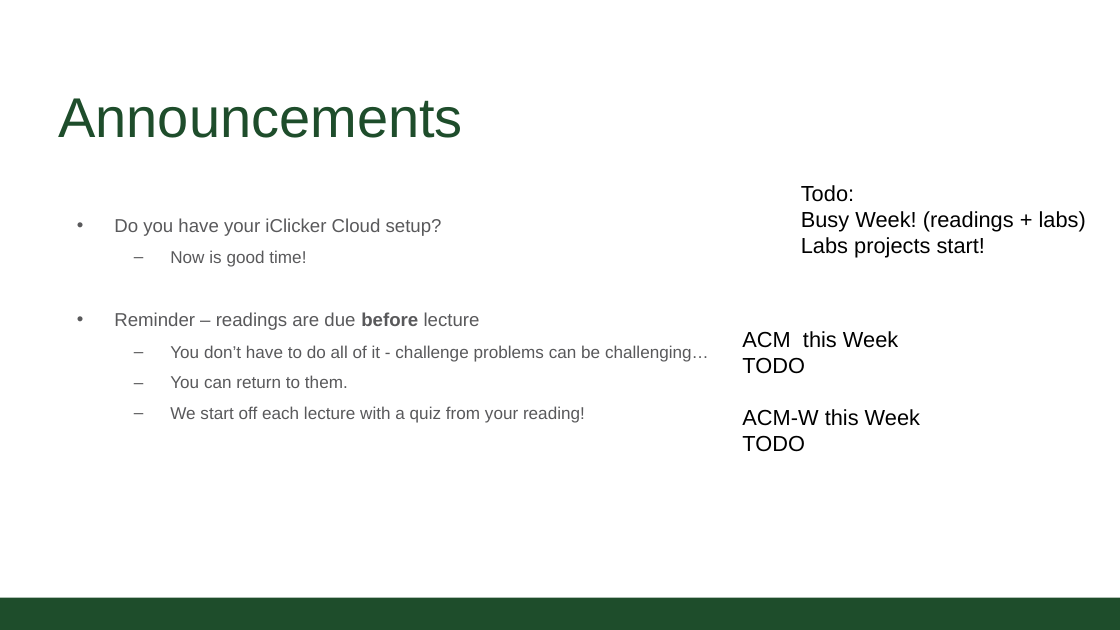
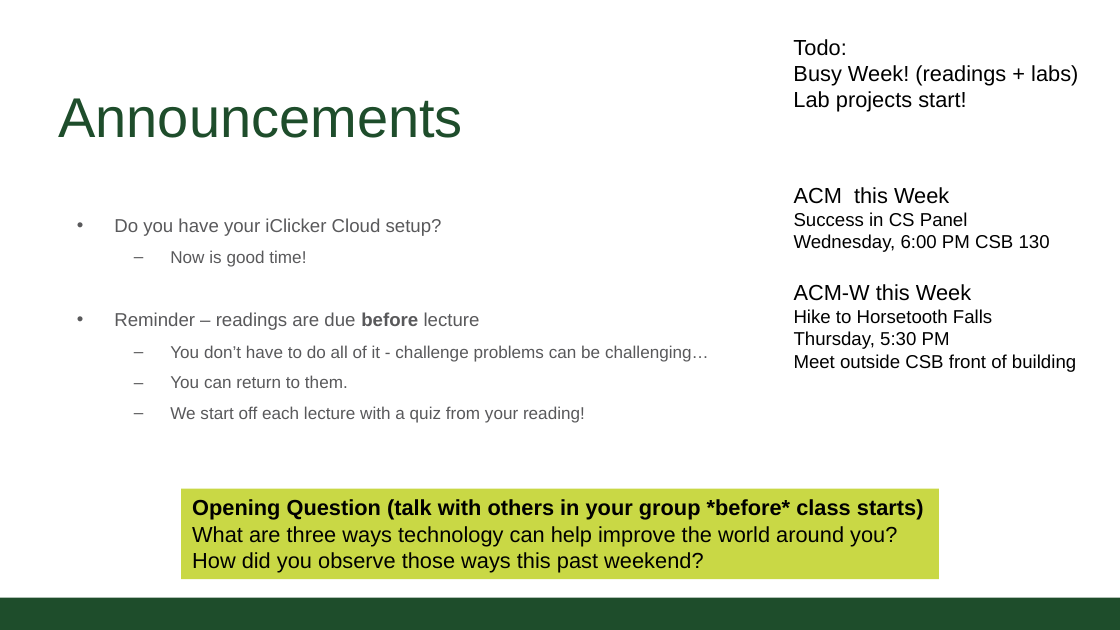
Before and after one commit to CSU-CompSci-CS163-4/Handouts, a slide deck: slide 2 of slides/On-Campus/02_01_Variables.pptx. Drawn at 1120x630 pixels with LibreOffice and Linux fonts; fonts in the diff are those of the drawing; background and template pictures are left out. Boxes give left, top, right and bottom in pixels: in the first picture for what was removed or moved away, otherwise in the second. Text is boxed around its words. In the diff, an @@ line names an element or a change of style, - is before the commit and + after.

Commit message:
updated Variables, and minor update to 01_02 for 163 in class example differencees.

```diff
--- a/slides/On-Campus/02_01_Variables.pptx
+++ b/slides/On-Campus/02_01_Variables.pptx
@@ text "Todo:": place and size @@
-text "Todo:" at (801, 185, 1086, 258)
+text "Todo:" at (793, 39, 1078, 112)
@@ text at (793, 91, 966, 112): text changed @@
-Labs projects start!
+Lab projects start!
@@ text "ACM this Week": place and size @@
-text "ACM this Week" at (742, 331, 920, 452)
+text "ACM this Week" at (794, 187, 1076, 372)
@@ text at (794, 212, 1050, 252): text changed; size 14 to 12 pt @@
-TODO
+Success in CS Panel
+Wednesday, 6:00 PM CSB 130
@@ text at (794, 309, 1076, 372): text changed; size 14 to 12 pt @@
-TODO
+Hike to Horsetooth Falls
+Thursday, 5:30 PM
+Meet outside CSB front of building
@@ rectangle added at (181, 488, 940, 579), fill #C9D845, 14 pt, text #000000 @@
+Opening Question (talk with others in your group *before* class starts)
+What are three ways technology can help improve the world around you?
+How did you observe those ways this past weekend?
```
Also in this commit, not shown: 2 other slides changed.
